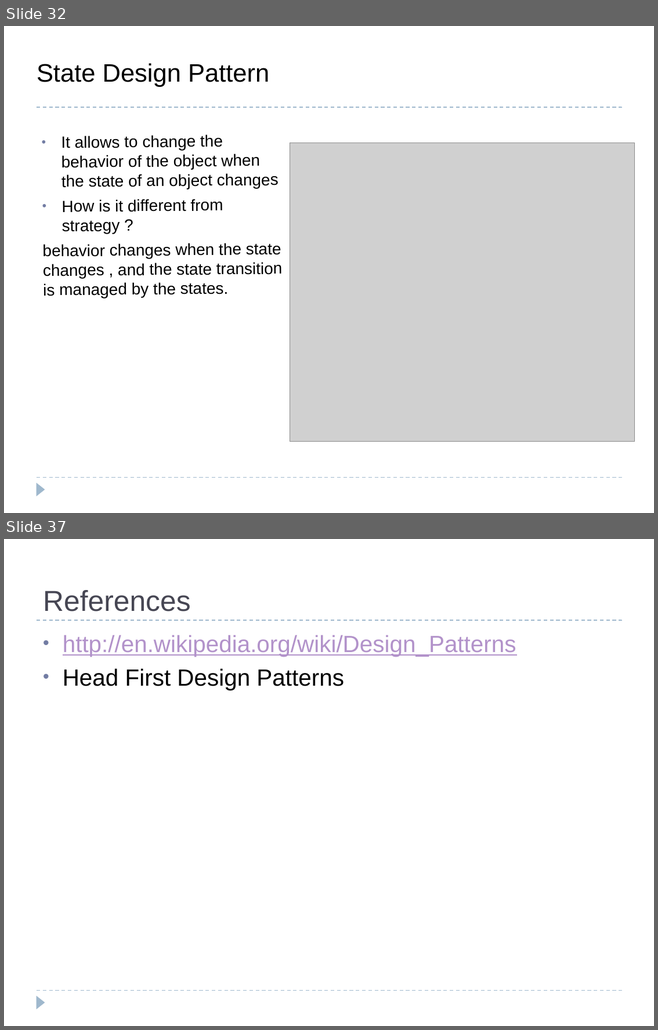
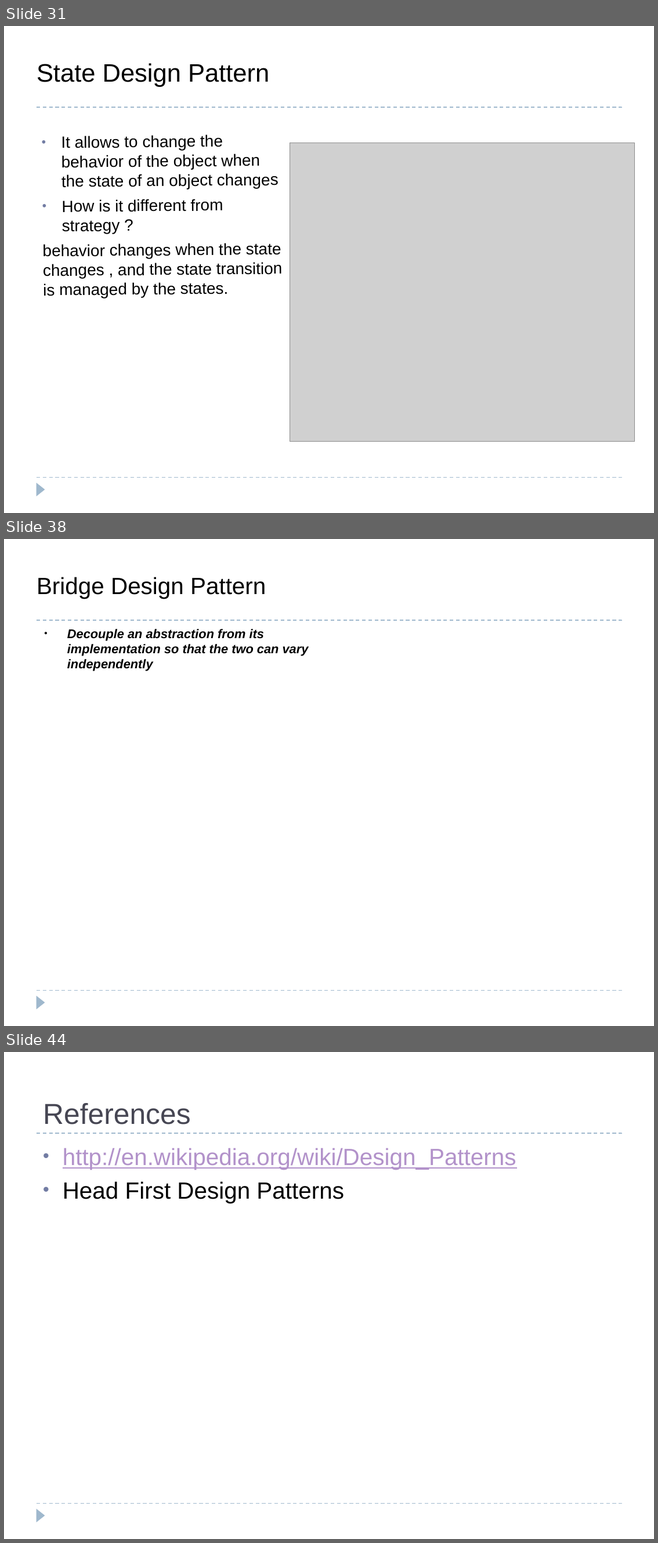
Before and after one commit to bpcrao/purnacode, a slide deck: ppts/Design Patterns.odp. Shown one above the other, each under a label of ours: slides 32 and 37 before the commit, slides 31, 38 and 44 after it; the slides between them are not shown. The pictures are 658x1030 and 658x1543 pixels, drawn with LibreOffice and Linux fonts; fonts in the diff are those of the drawing; grey boxes stand for pictures. Boxes give left, top, right and bottom in pixels: in the first picture for what was removed or moved away, otherwise in the second. Text is boxed around its words. In the diff, an @@ line names an element or a change of style, - is before the commit and + after.

```diff
--- a/ppts/Design Patterns.odp
+++ b/ppts/Design Patterns.odp
@@ slide 38 added at [4,539,654,1026], background #FFFFFF; not listed: 3 template elements that a slide beside it also shows @@
@@ title added at [36,577,266,599], 26 pt, text #000000 @@
+Bridge Design Pattern
@@ text added at [67,629,308,671], 14 pt, text #000000, bold, italic @@
+● Decouple an abstraction from its implementation so that the two can vary independently
@@ what was slide 32 is now slide 31 @@
@@ what was slide 37 is now slide 44 @@
```
Also in this commit, not shown: 7 slides changed, 8 other slides added, 2 slides removed.
